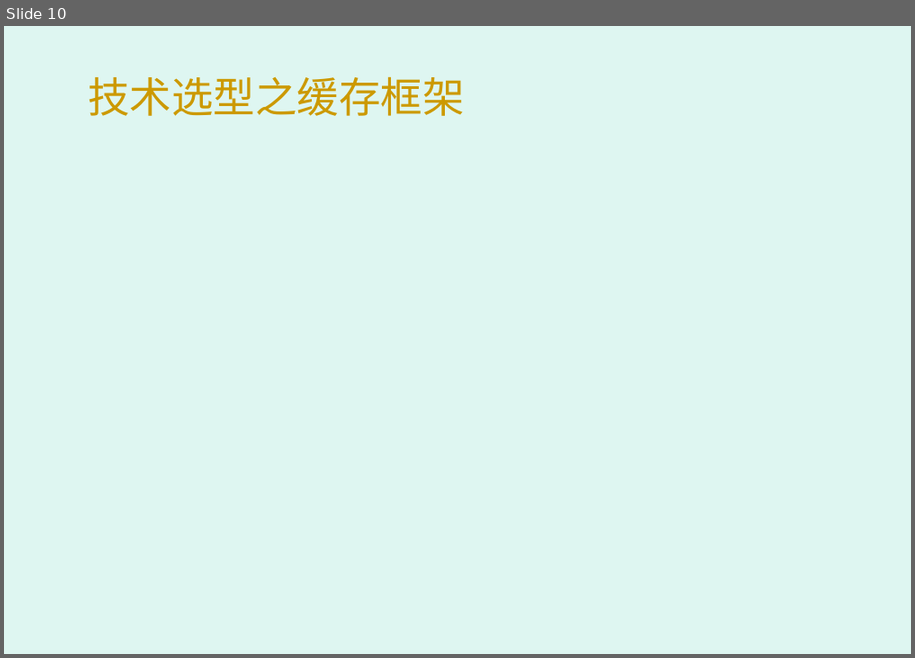
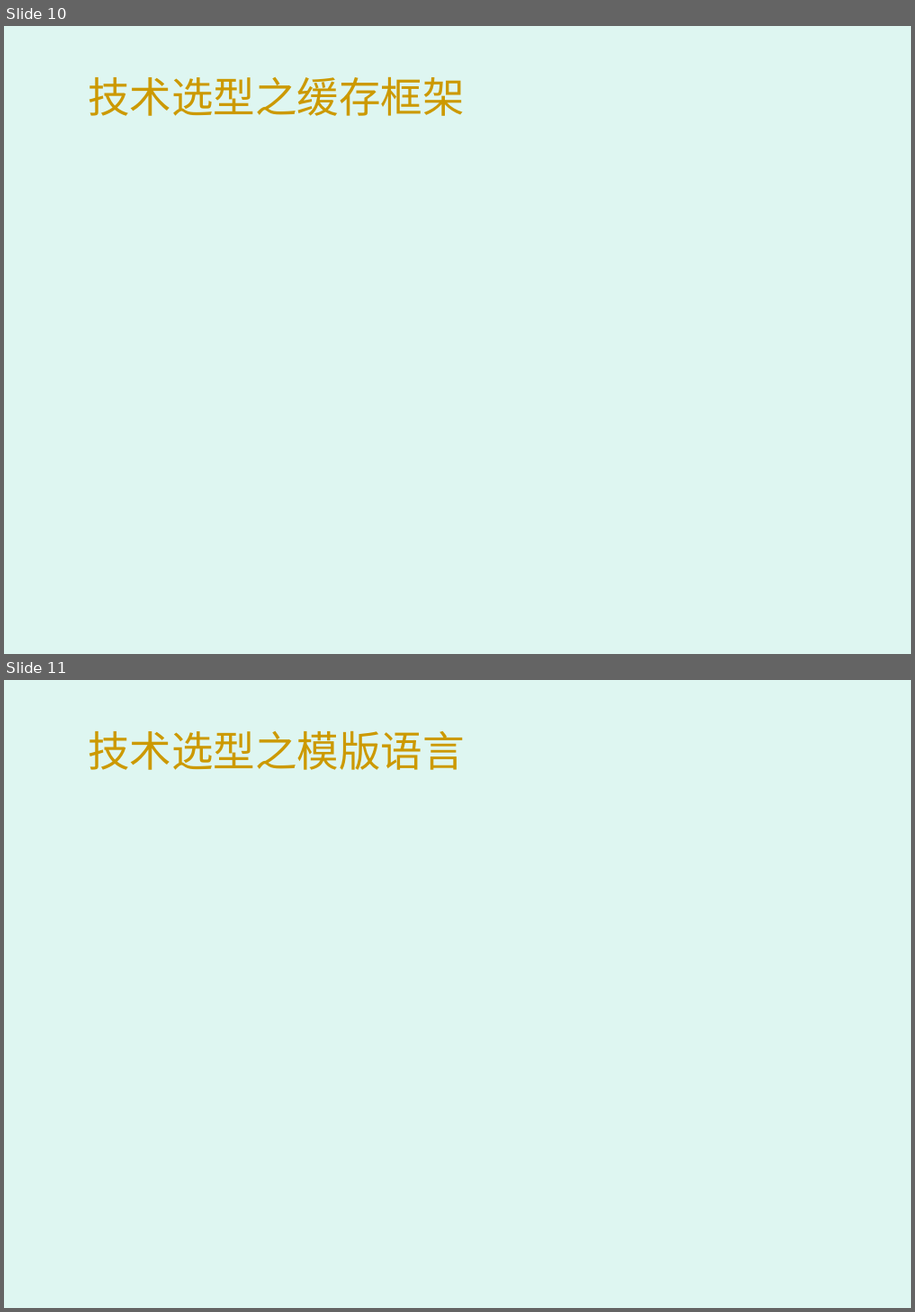
Before and after one commit to gon-superman/application, a slide deck: 系统框架.pptx. Shown one above the other, each under a label of ours: slide 10 before the commit, slides 10 and 11 after it. The pictures are 915x658 and 915x1312 pixels, drawn with LibreOffice and Linux fonts; fonts in the diff are those of the drawing; background and template pictures are left out. Boxes give left, top, right and bottom in pixels: in the first picture for what was removed or moved away, otherwise in the second. Text is boxed around its words. In the diff, an @@ line names an element or a change of style, - is before the commit and + after.

```diff
--- a/系统框架.pptx
+++ b/系统框架.pptx
@@ slide 11 added at box(4, 680, 911, 1308), background picture (left out) @@
@@ title added at box(88, 730, 465, 770), 36 pt, text #CC9900 @@
+技术选型之模版语言
```
Also in this commit, not shown: 2 slides changed, 2 other slides added, 8 other files.
